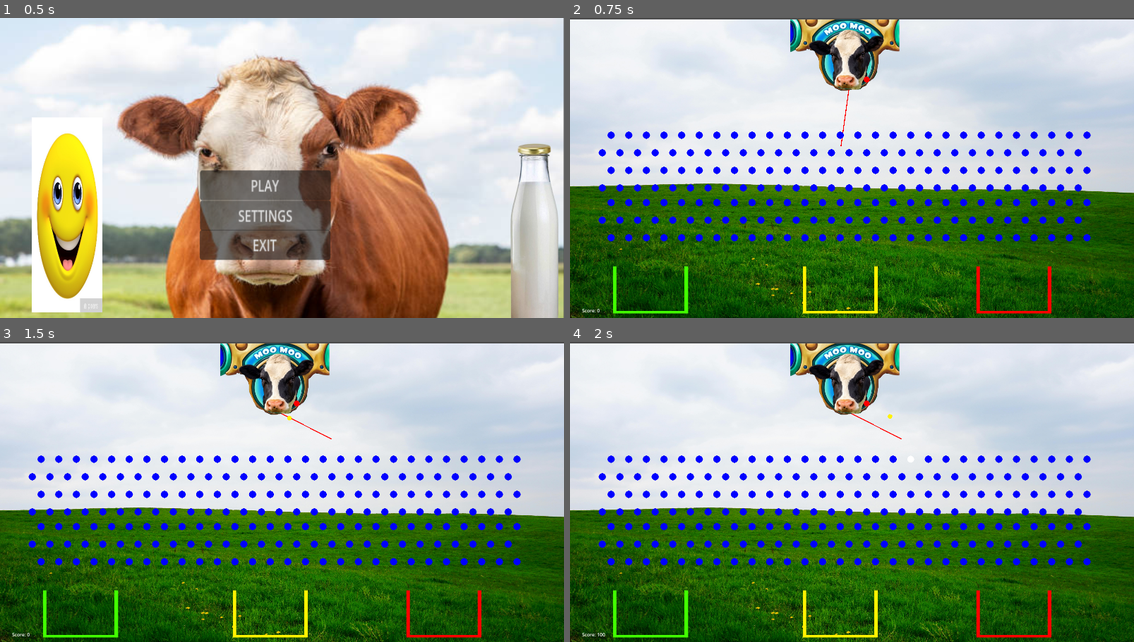
Above: before the commit, frames 1-4 (two rows, left to right).
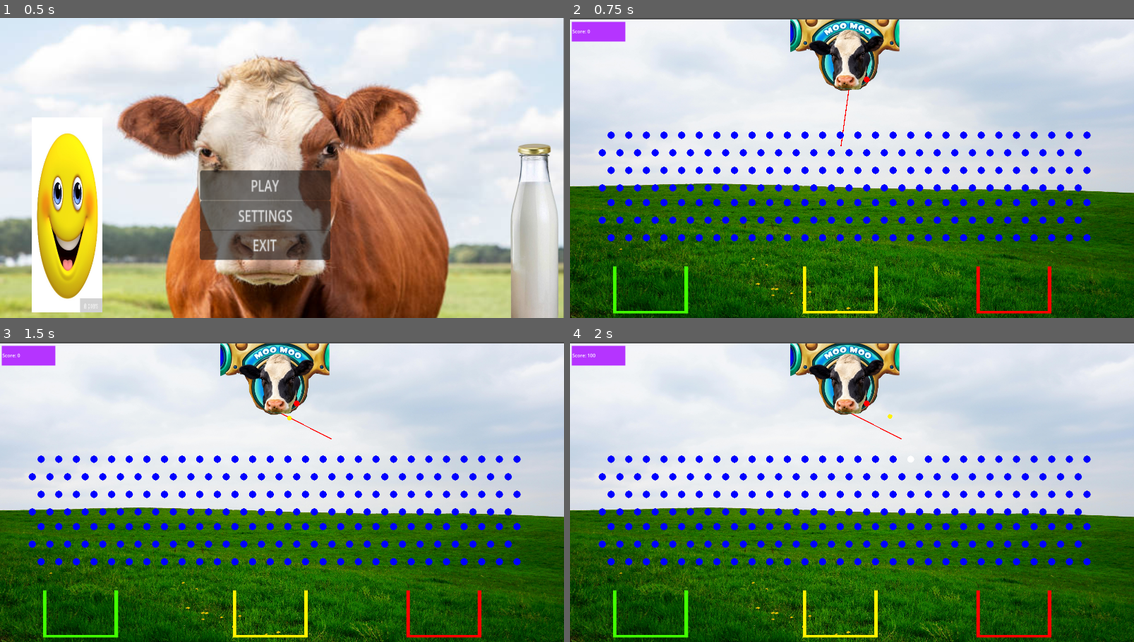
Above: after the commit, the same moments.

Repository: Temia116/Milkle_gamefart
Game: Godot game, scene res://title.tscn
Two runs of this game, one before a commit and one after it. Both use one fixed random seed, a clock stepped at 60 frames per second and the inputs below. Sound files missing from this copy of the repository are replaced by a short silence.
Inputs (mouse positions are in pixels of both pictures, inside the frame that each line leads up to):
- Up to frame 1 (0.5 s): no input
- Up to frame 2 (0.75 s): click "PLAY" at 0.5 s
- Up to frame 3 (1.5 s): tap Enter at 1.25 s; move the mouse to (406, 477) at 1.27 s; click (406, 477) at 1.42 s
- Up to frame 4 (2 s): no input

Frame 1 is identical in both runs. In frame 2, 0.7% of the frame differs, in the area x 0-10%, y 1-99%; in frame 3, 0.7%; in frame 4, 0.7%.

Commit message:
fart balls.com

Diff:
--- a/Main.tscn
+++ b/Main.tscn
@@ -8,6 +8,7 @@
 [ext_resource type="Script" uid="uid://mxo2l8csv7l0" path="res://ScoreUI.gd" id="8_03owx"]
 [ext_resource type="PackedScene" uid="uid://d0ys6lscru6qg" path="res://bucket.tscn" id="8_trn2v"]
 [ext_resource type="Script" uid="uid://cn2jxfuqxgev0" path="res://gamemanager.gd" id="9_03owx"]
+[ext_resource type="AudioStream" uid="uid://c32ypygvg3qi2" path="res://Game assets/Summer - Bensound  Royalty Free Music - No Copyright Music.mp3" id="9_wkp8b"]
 
 [sub_resource type="RectangleShape2D" id="RectangleShape2D_7jktm"]
 size = Vector2(19.5, 1171)
@@ -638,20 +639,39 @@
 script = ExtResource("9_03owx")
 
 [node name="CanvasLayer" type="CanvasLayer" parent="."]
+layer = 15
 
 [node name="Control" type="Control" parent="CanvasLayer"]
+top_level = true
+light_mask = 512
+visibility_layer = 513
 layout_mode = 3
 anchor_right = 0.098
 anchor_bottom = 0.063
-offset_left = 17.0
-offset_top = 965.0
-offset_right = -28.16
-offset_bottom = 950.488
+offset_left = 21.0
+offset_top = 17.0
+offset_right = -24.16
+offset_bottom = 2.488
 script = ExtResource("8_03owx")
 
 [node name="ScoreLabel" type="Label" parent="CanvasLayer/Control"]
+z_index = 7
 layout_mode = 0
-offset_left = 24.0
-offset_top = 22.0
-offset_right = 64.0
-offset_bottom = 45.0
+offset_left = -13.0
+offset_top = 17.0
+offset_right = 94.0
+offset_bottom = 52.0
+
+[node name="ColorRect" type="ColorRect" parent="CanvasLayer/Control/ScoreLabel"]
+light_mask = 0
+z_index = -1
+layout_mode = 0
+offset_left = -2.0
+offset_top = -21.0
+offset_right = 181.0
+offset_bottom = 47.0
+color = Color(0.710916, 0.205203, 1, 1)
+
+[node name="BackgroundMusic" type="AudioStreamPlayer2D" parent="."]
+stream = ExtResource("9_wkp8b")
+autoplay = true
--- a/bucket.tscn
+++ b/bucket.tscn
@@ -7,6 +7,7 @@
 [ext_resource type="Texture2D" uid="uid://dqph28k4luatb" path="res://Game assets/Red ball catcher.png" id="4_k837v"]
 [ext_resource type="Script" uid="uid://dk04jixt5n1pr" path="res://green_box.gd" id="6_k837v"]
 [ext_resource type="Script" uid="uid://mfj0eb3kb5ep" path="res://red_box.gd" id="7_k837v"]
+[ext_resource type="AudioStream" uid="uid://c28qstv6eucv3" path="res://Game assets/moo_sound.mp3" id="8_ycy6c"]
 
 [sub_resource type="RectangleShape2D" id="RectangleShape2D_ghrs3"]
 size = Vector2(231.5, 9.75)
@@ -31,6 +32,10 @@
 [node name="Yellow box catcher" type="CollisionShape2D" parent="StaticBody2D/Yellow box" groups=["bucket_color"]]
 position = Vector2(920, 995)
 shape = SubResource("RectangleShape2D_ghrs3")
+
+[node name="AudioStreamPlayer2D" type="AudioStreamPlayer2D" parent="StaticBody2D/Yellow box"]
+position = Vector2(920, 995)
+stream = ExtResource("8_ycy6c")
 
 [node name="CollisionShape2D7" type="CollisionShape2D" parent="StaticBody2D"]
 position = Vector2(1511, 1004)
@@ -90,8 +95,15 @@
 position = Vector2(274, 992)
 shape = SubResource("RectangleShape2D_ghrs3")
 
+[node name="AudioStreamPlayer2D" type="AudioStreamPlayer2D" parent="StaticBody2D/Green box"]
+position = Vector2(274, 992)
+stream = ExtResource("8_ycy6c")
+
 [node name="Red box" type="Area2D" parent="StaticBody2D" groups=["bucket_color"]]
 script = ExtResource("7_k837v")
+
+[node name="AudioStreamPlayer2D" type="AudioStreamPlayer2D" parent="StaticBody2D/Red box"]
+stream = ExtResource("8_ycy6c")
 
 [node name="red box catcher" type="CollisionShape2D" parent="StaticBody2D/Red box" groups=["bucket_color"]]
 position = Vector2(1511, 994.875)
--- a/green_box.gd
+++ b/green_box.gd
@@ -1,44 +1,47 @@
-# ColoredBucket.gd - Attach to each bucket Area2D
+# ColoredBucket.gd
 extends Area2D
 
-@export var bucket_color: String = "Green"  # Set this in the editor for each bucket
+@export var bucket_color: String = "Green"
+var moo_sound: AudioStreamPlayer2D
 
 func _ready():
 	body_entered.connect(_on_ball_entered)
 
+	# Find the shared AudioStreamPlayer2D (it's a sibling of our parent)
+	moo_sound = get_node_or_null("../AudioStreamPlayer2D")
+
+	if moo_sound:
+		print("MooSound found for ", bucket_color, " bucket")
+	else:
+		print("MooSound NOT found for ", bucket_color, " bucket")
+
 	# Auto-detect color from node name if not set
 	if bucket_color == "Red" and name != "":
-		if name.to_lower().contains("blue"):
-			bucket_color = "Blue"
+		if name.to_lower().contains("yellow"):
+			bucket_color = "Yellow"
 		elif name.to_lower().contains("green"):
 			bucket_color = "Green"
-		elif name.to_lower().contains("yellow"):
-			bucket_color = "Yellow"
-		# Red remains default
+		elif name.to_lower().contains("red"):
+			bucket_color = "Red"
 
 func _on_ball_entered(body):
-	if body is RigidBody2D:  # This should be your ball
+	if body is RigidBody2D:
 		print("Ball entered ", bucket_color, " bucket area")
 
-		# Stop the ball immediately
+		# Play moo sound
+		if moo_sound:
+			print("Playing moo sound!")
+			moo_sound.play()
+		else:
+			print("moo_sound is null!")
+
+		# Stop the ball
 		body.linear_velocity = Vector2.ZERO
 		body.angular_velocity = 0.0
-		# Optional: disable physics so it can't move anymore
 		body.freeze = true
 
-		# Find GameManager when we need it (not in _ready)
+		# Handle scoring
 		var game_manager = get_tree().get_first_node_in_group("game_manager")
 		if game_manager:
 			var ball_color = game_manager.get_ball_color(body)
 			game_manager.ball_entered_bucket(ball_color, bucket_color)
-			print("Called GameManager scoring: ball=", ball_color, " bucket=", bucket_color)
-		else:
-			print("GameManager not found in group!")
-			# Try alternative path as backup
-			game_manager = get_node_or_null("../GameManager")  # Adjust path as needed
-			if game_manager:
-				print("Found GameManager via path!")
-				var ball_color = game_manager.get_ball_color(body)
-				game_manager.ball_entered_bucket(ball_color, bucket_color)
-			else:
-				print("GameManager not found anywhere!")
--- a/peg.gd
+++ b/peg.gd
@@ -6,6 +6,18 @@
 
 @onready var sprite: Sprite2D = $Sprite2D
 @onready var collision: CollisionShape2D = $CollisionShape2D
+# In your peg script, where the peg gets destroyed
+@onready var break_sound = $BreakSound
+
+func break_peg():
+	# Play the sound
+	break_sound.play()
+
+	# Wait for sound to finish before destroying
+	await break_sound.finished
+
+	# Your existing destruction cod
+	queue_free()
 
 func _ready():
 	if sprite:
@@ -17,6 +29,13 @@
 
 	is_hit = true
 	print("Peg hit! Breaking...")
+
+	# Play break sound with null check
+	if break_sound:
+		print("Playing break sound")
+		break_sound.play()
+	else:
+		print("break_sound is null! Check if BreakSound node exists")
 
 	# Disable collision immediately
 	collision.disabled = true
--- a/peg.tscn
+++ b/peg.tscn
@@ -1,7 +1,8 @@
-[gd_scene load_steps=5 format=3 uid="uid://d08wf7w5ylnmd"]
+[gd_scene load_steps=6 format=3 uid="uid://d08wf7w5ylnmd"]
 
 [ext_resource type="Script" uid="uid://b0uxw6sgcs3a3" path="res://peg.gd" id="1_1pwoe"]
 [ext_resource type="Texture2D" uid="uid://b56up0lbvy3l4" path="res://Game assets/WHITE_BALL(PEG).png.png" id="2_1pwoe"]
+[ext_resource type="AudioStream" uid="uid://d0y04uwdhpy54" path="res://Game assets/BreakSound.wav" id="3_cavuh"]
 
 [sub_resource type="CircleShape2D" id="CircleShape2D_1pwoe"]
 radius = 13.0
@@ -14,6 +15,10 @@
 [node name="Peg" type="StaticBody2D" parent="."]
 script = ExtResource("1_1pwoe")
 
+[node name="BreakSound" type="AudioStreamPlayer2D" parent="Peg"]
+stream = ExtResource("3_cavuh")
+volume_db = -5.0
+
 [node name="CollisionShape2D" type="CollisionShape2D" parent="Peg"]
 shape = SubResource("CircleShape2D_1pwoe")
 
--- a/red_box.gd
+++ b/red_box.gd
@@ -1,44 +1,47 @@
-# ColoredBucket.gd - Attach to each bucket Area2D
+# ColoredBucket.gd
 extends Area2D
 
-@export var bucket_color: String = "Red"  # Set this in the editor for each bucket
+@export var bucket_color: String = "Red"
+var moo_sound: AudioStreamPlayer2D
 
 func _ready():
 	body_entered.connect(_on_ball_entered)
 
+	# Find the shared AudioStreamPlayer2D (it's a sibling of our parent)
+	moo_sound = get_node_or_null("../AudioStreamPlayer2D")
+
+	if moo_sound:
+		print("MooSound found for ", bucket_color, " bucket")
+	else:
+		print("MooSound NOT found for ", bucket_color, " bucket")
+
 	# Auto-detect color from node name if not set
 	if bucket_color == "Red" and name != "":
-		if name.to_lower().contains("blue"):
-			bucket_color = "Blue"
+		if name.to_lower().contains("yellow"):
+			bucket_color = "Yellow"
 		elif name.to_lower().contains("green"):
 			bucket_color = "Green"
-		elif name.to_lower().contains("yellow"):
-			bucket_color = "Yellow"
-		# Red remains default
+		elif name.to_lower().contains("red"):
+			bucket_color = "Red"
 
 func _on_ball_entered(body):
-	if body is RigidBody2D:  # This should be your ball
+	if body is RigidBody2D:
 		print("Ball entered ", bucket_color, " bucket area")
 
-		# Stop the ball immediately
+		# Play moo sound
+		if moo_sound:
+			print("Playing moo sound!")
+			moo_sound.play()
+		else:
+			print("moo_sound is null!")
+
+		# Stop the ball
 		body.linear_velocity = Vector2.ZERO
 		body.angular_velocity = 0.0
-		# Optional: disable physics so it can't move anymore
 		body.freeze = true
 
-		# Find GameManager when we need it (not in _ready)
+		# Handle scoring
 		var game_manager = get_tree().get_first_node_in_group("game_manager")
 		if game_manager:
 			var ball_color = game_manager.get_ball_color(body)
 			game_manager.ball_entered_bucket(ball_color, bucket_color)
-			print("Called GameManager scoring: ball=", ball_color, " bucket=", bucket_color)
-		else:
-			print("GameManager not found in group!")
-			# Try alternative path as backup
-			game_manager = get_node_or_null("../GameManager")  # Adjust path as needed
-			if game_manager:
-				print("Found GameManager via path!")
-				var ball_color = game_manager.get_ball_color(body)
-				game_manager.ball_entered_bucket(ball_color, bucket_color)
-			else:
-				print("GameManager not found anywhere!")
--- a/yellow_box.gd
+++ b/yellow_box.gd
@@ -1,44 +1,47 @@
-# ColoredBucket.gd - Attach to each bucket Area2D
+# ColoredBucket.gd
 extends Area2D
 
-@export var bucket_color: String = "Yellow"  # Set this in the editor for each bucket
+@export var bucket_color: String = "Yellow"
+var moo_sound: AudioStreamPlayer2D
 
 func _ready():
 	body_entered.connect(_on_ball_entered)
 
+	# Find the shared AudioStreamPlayer2D (it's a sibling of our parent)
+	moo_sound = get_node_or_null("../AudioStreamPlayer2D")
+
+	if moo_sound:
+		print("MooSound found for ", bucket_color, " bucket")
+	else:
+		print("MooSound NOT found for ", bucket_color, " bucket")
+
 	# Auto-detect color from node name if not set
 	if bucket_color == "Red" and name != "":
-		if name.to_lower().contains("blue"):
-			bucket_color = "Blue"
+		if name.to_lower().contains("yellow"):
+			bucket_color = "Yellow"
 		elif name.to_lower().contains("green"):
 			bucket_color = "Green"
-		elif name.to_lower().contains("yellow"):
-			bucket_color = "Yellow"
-		# Red remains default
+		elif name.to_lower().contains("red"):
+			bucket_color = "Red"
 
 func _on_ball_entered(body):
-	if body is RigidBody2D:  # This should be your ball
+	if body is RigidBody2D:
 		print("Ball entered ", bucket_color, " bucket area")
 
-		# Stop the ball immediately
+		# Play moo sound
+		if moo_sound:
+			print("Playing moo sound!")
+			moo_sound.play()
+		else:
+			print("moo_sound is null!")
+
+		# Stop the ball
 		body.linear_velocity = Vector2.ZERO
 		body.angular_velocity = 0.0
-		# Optional: disable physics so it can't move anymore
 		body.freeze = true
 
-		# Find GameManager when we need it (not in _ready)
+		# Handle scoring
 		var game_manager = get_tree().get_first_node_in_group("game_manager")
 		if game_manager:
 			var ball_color = game_manager.get_ball_color(body)
 			game_manager.ball_entered_bucket(ball_color, bucket_color)
-			print("Called GameManager scoring: ball=", ball_color, " bucket=", bucket_color)
-		else:
-			print("GameManager not found in group!")
-			# Try alternative path as backup
-			game_manager = get_node_or_null("../GameManager")  # Adjust path as needed
-			if game_manager:
-				print("Found GameManager via path!")
-				var ball_color = game_manager.get_ball_color(body)
-				game_manager.ball_entered_bucket(ball_color, bucket_color)
-			else:
-				print("GameManager not found anywhere!")
Not shown, added: Game assets/BreakSound.wav.import
Not shown, added: Game assets/Summer - Bensound Royalty Free Music - No Copyright Music.mp3.import
Not shown, added: Game assets/moo_sound.mp3.import
Not shown: 1 places in Main.tscn that only renumber resources
Not shown: 1 places in bucket.tscn that only renumber resources
Not shown, added: Game assets/BreakSound.wav
Not shown, added: Game assets/Summer - Bensound Royalty Free Music - No Copyright Music.mp3
Not shown, added: Game assets/moo_sound.mp3
